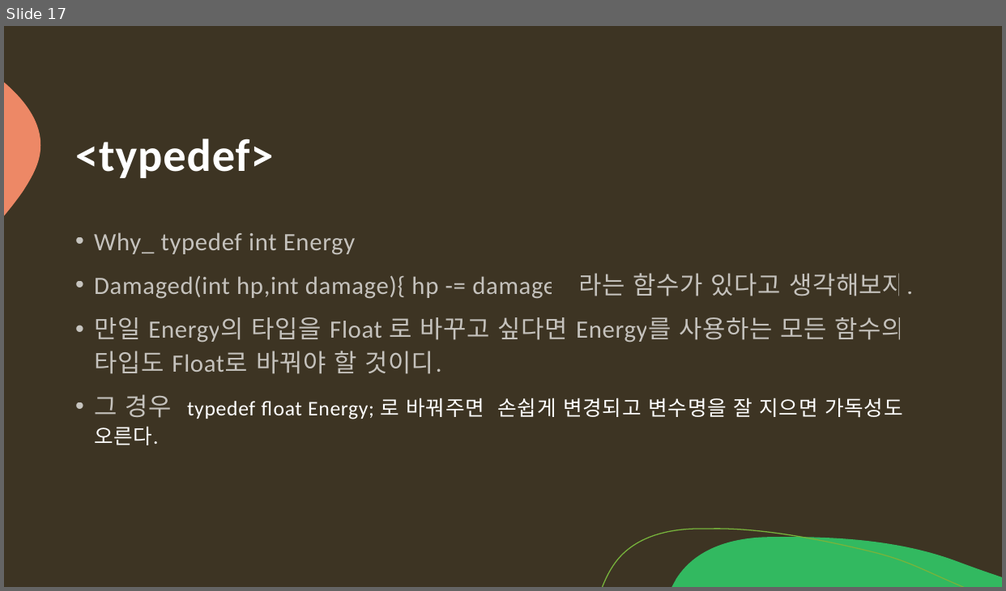
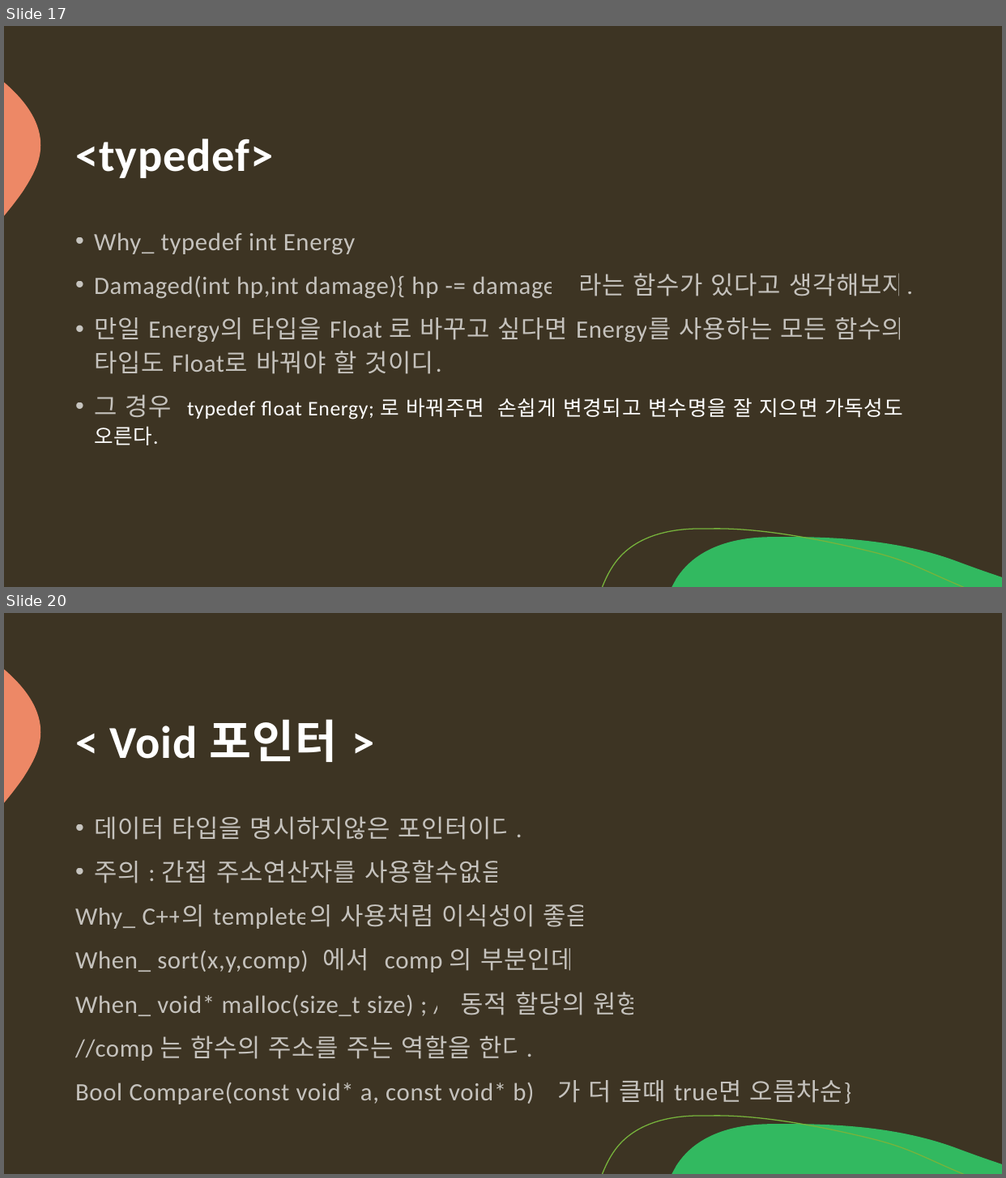
Before and after one commit to arkchimy/_Algorithm, a slide deck: 전공지식/C언어의 기초/C언어 기초지식.pptx. Shown one above the other, each under a label of ours: slide 17 before the commit, slides 17 and 20 after it; the slides between them are not shown. The pictures are 1006x591 and 1006x1178 pixels, drawn with LibreOffice and Linux fonts; fonts in the diff are those of the drawing. Boxes give left, top, right and bottom in pixels: in the first picture for what was removed or moved away, otherwise in the second. Text is boxed around its words. In the diff, an @@ line names an element or a change of style, - is before the commit and + after.

```diff
--- a/전공지식/C언어의 기초/C언어 기초지식.pptx
+++ b/전공지식/C언어의 기초/C언어 기초지식.pptx
@@ slide 20 added at box(4, 613, 1002, 1174), background #3D3423; not listed: 3 template elements that a slide beside it also shows @@
@@ title added at box(110, 719, 338, 762), 44 pt, text #FFFFFF, bold @@
+< Void 포인터 >
@@ text added at box(75, 816, 852, 1105), 24 pt, text #FFFFFF at 70% opacity @@
+• 데이터 타입을 명시하지않은 포인터이다.
+• 주의 : 간접 주소연산자를 사용할수없음
+Why_ C++의 templete의 사용처럼 이식성이 좋음
+When_ sort(x,y,comp); 에서 comp 의 부분인데
+When_ void* malloc(size_t size) ; // 동적 할당의 원형
+//comp 는 함수의 주소를 주는 역할을 한다.
+Bool Compare(const void* a, const void* b){b가 더 클때 true면 오름차순}
```
Also in this commit, not shown: 5 other slides added.
